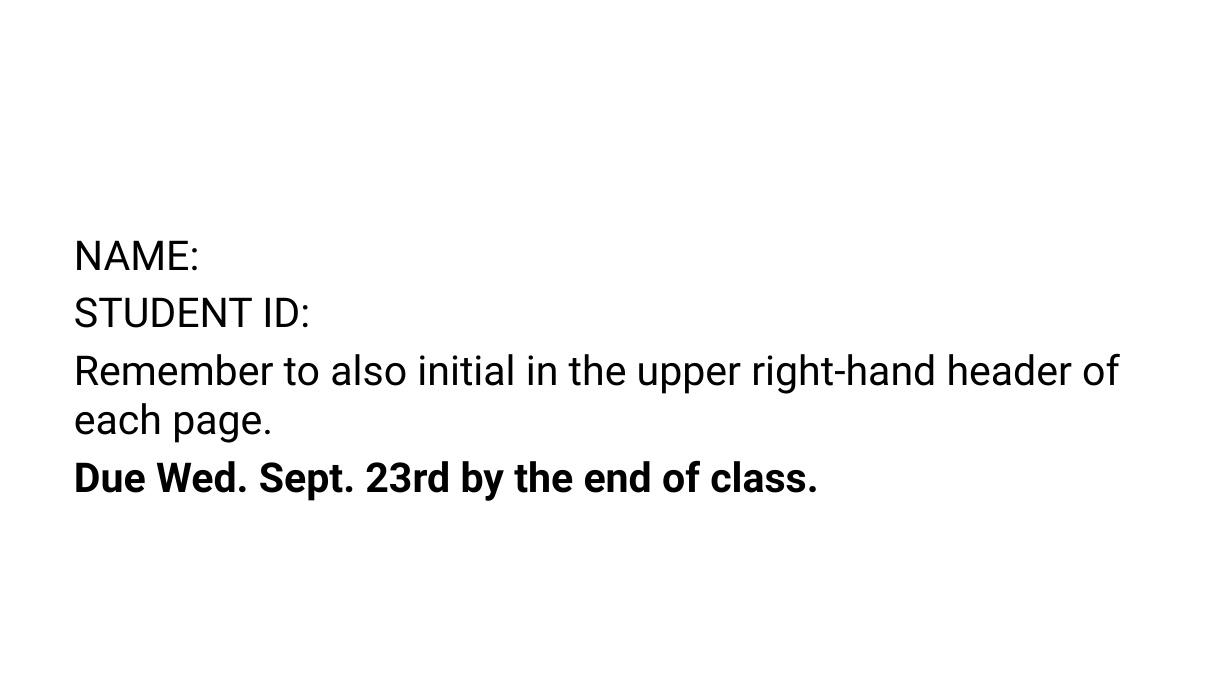
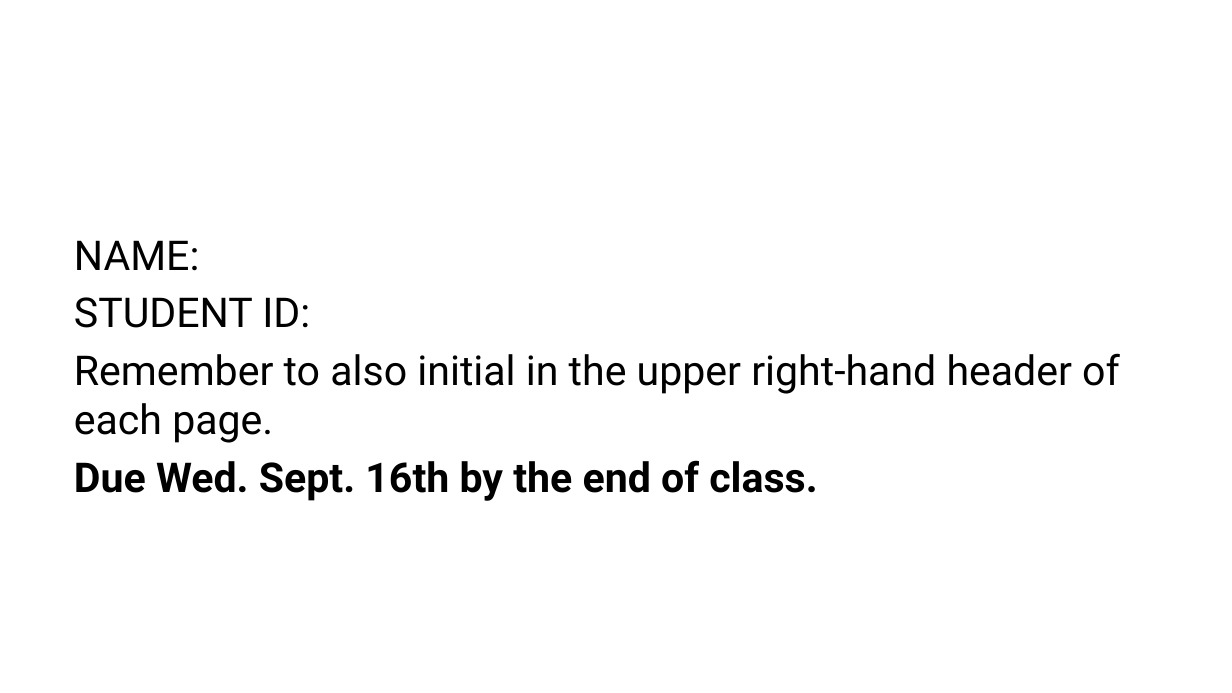
Before and after one commit to georgiadoing/CSC106-F26, a slide deck: slide 2 of Data/CSC106_PF_W1.pptx. Drawn at 1232x693 pixels with LibreOffice and Linux fonts; fonts in the diff are those of the drawing. Boxes give left, top, right and bottom in pixels: in the first picture for what was removed or moved away, otherwise in the second. Text is boxed around its words. In the diff, an @@ line names an element or a change of style, - is before the commit and + after.

```diff
--- a/Data/CSC106_PF_W1.pptx
+++ b/Data/CSC106_PF_W1.pptx
@@ text at box(74, 460, 817, 501): text changed @@
-Due Wed. Sept. 23rd by the end of class.
+Due Wed. Sept. 16th by the end of class.
```
Also in this commit, not shown: 8 other files.
